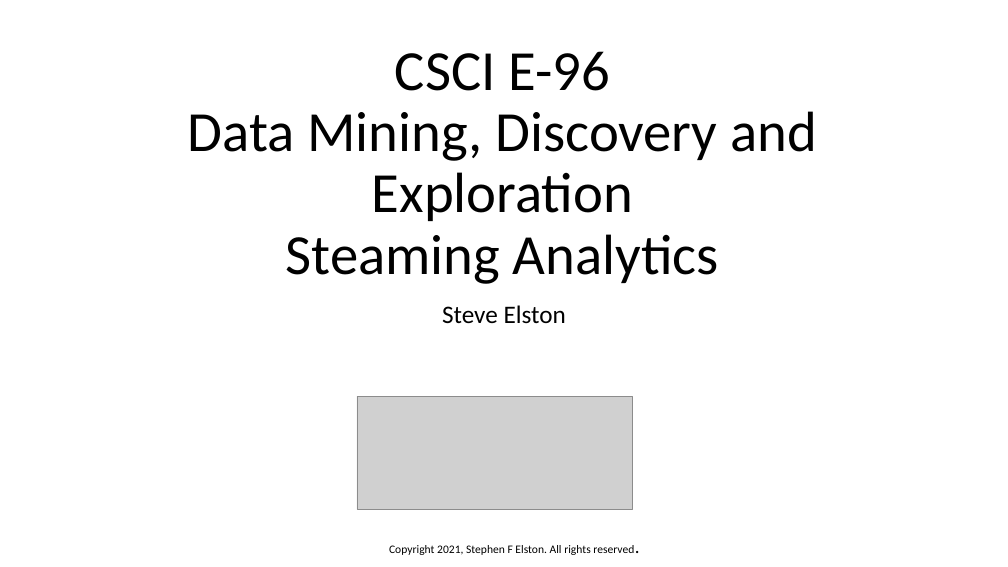
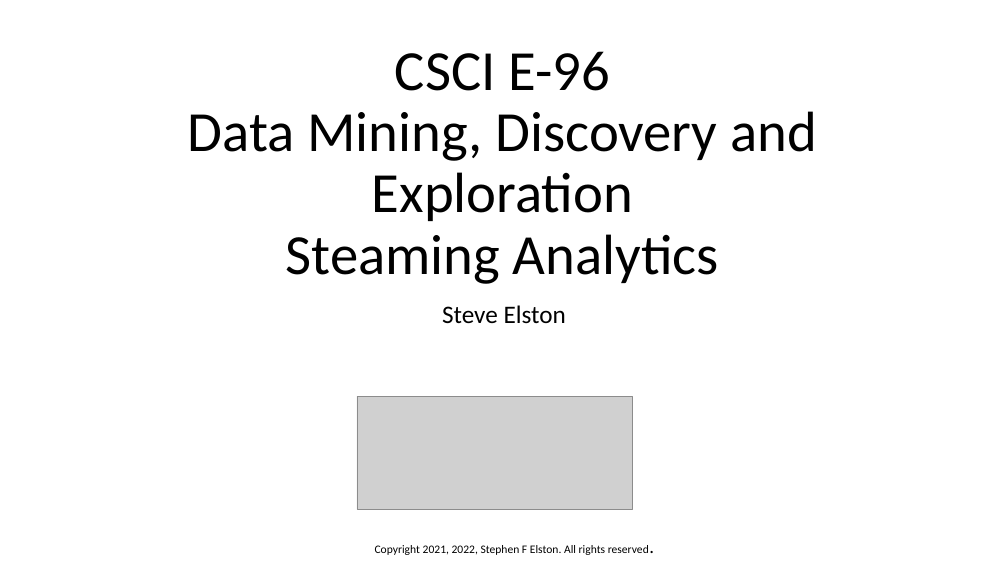
Before and after one commit to StephenElston/CSCI-E-108, a slide deck: slide 1 of slides/3_StreamingAnalytics.pptx. Drawn at 1008x567 pixels with LibreOffice and Linux fonts; fonts in the diff are those of the drawing; grey boxes stand for pictures. Boxes give left, top, right and bottom in pixels: in the first picture for what was removed or moved away, otherwise in the second. Text is boxed around its words. In the diff, an @@ line names an element or a change of style, - is before the commit and + after.

Commit message:
Fixed typo in slide noticed in lecture

```diff
--- a/slides/3_StreamingAnalytics.pptx
+++ b/slides/3_StreamingAnalytics.pptx
@@ text at (375,545,649,555): text changed @@
-Copyright 2021, Stephen F Elston. All rights reserved.
+Copyright 2021, 2022, Stephen F Elston. All rights reserved.
```
Also in this commit, not shown: 1 other slide changed.
